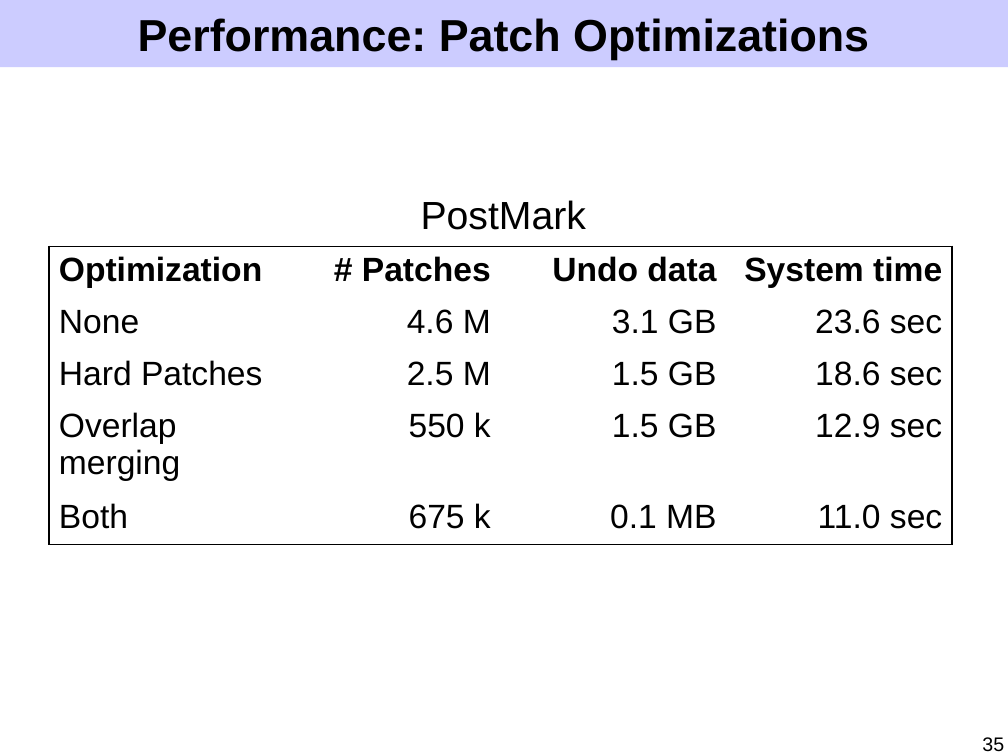
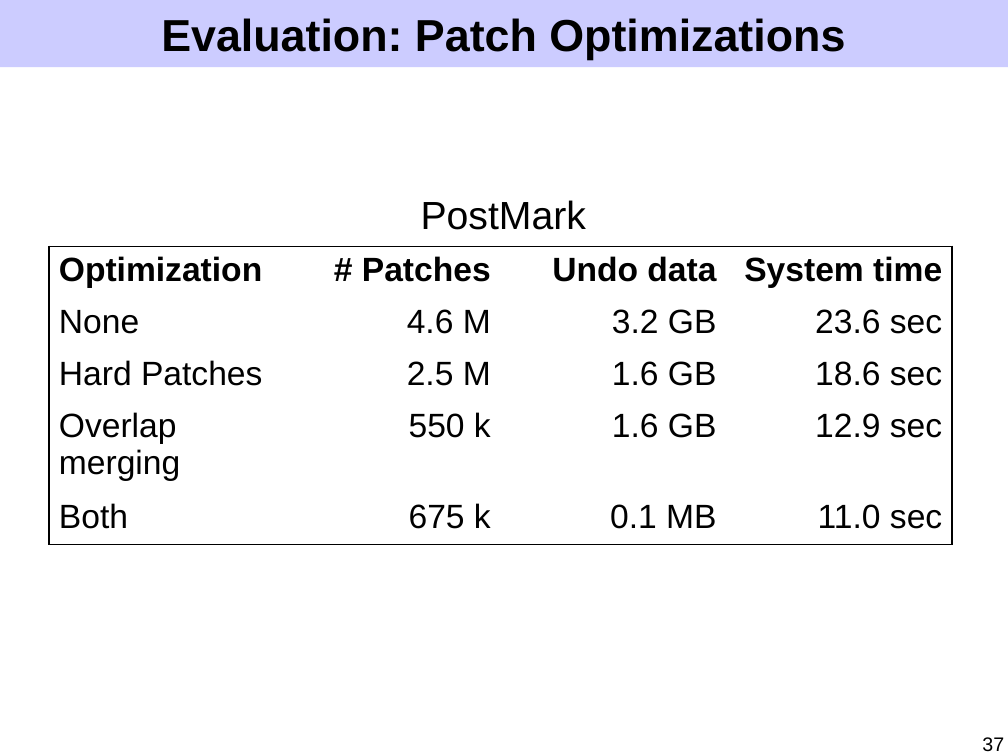
Before and after one commit to ucla-readable/fstitch-doc, a slide deck: slide 37 of sosp/pres.ppt (slide 35 before the commit). Drawn at 1008x756 pixels with LibreOffice and Linux fonts; fonts in the diff are those of the drawing. Boxes give left, top, right and bottom in pixels: in the first picture for what was removed or moved away, otherwise in the second. Text is boxed around its words. In the diff, an @@ line names an element or a change of style, - is before the commit and + after.

```diff
--- a/sosp/pres.ppt
+++ b/sosp/pres.ppt
@@ title at <box>161,18,845,60</box>: text changed @@
-Performance: Patch Optimizations
+Evaluation: Patch Optimizations
@@ table at <box>49,246,953,544</box> @@
-row 2, column 3: 3.1 GB
+row 2, column 3: 3.2 GB
-row 3, column 3: 1.5 GB
+row 3, column 3: 1.6 GB
-row 4, column 3: 1.5 GB
+row 4, column 3: 1.6 GB
@@ page number at <box>982,737,1004,752</box>: text changed @@
-35
+37
```
Also in this commit, not shown: 12 other slides changed, 2 slides added.
